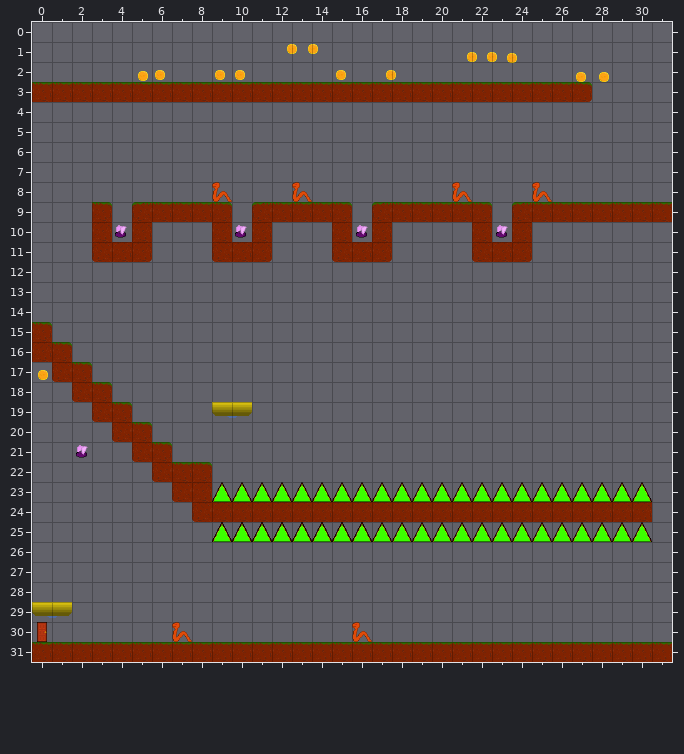
Tiled map (JSON), stored at src/assets/levels/tutorial.json. The first picture shows the starting point.
Cells are 32x32 px. Shown: x 0..31, y 0..31.
Once edited:
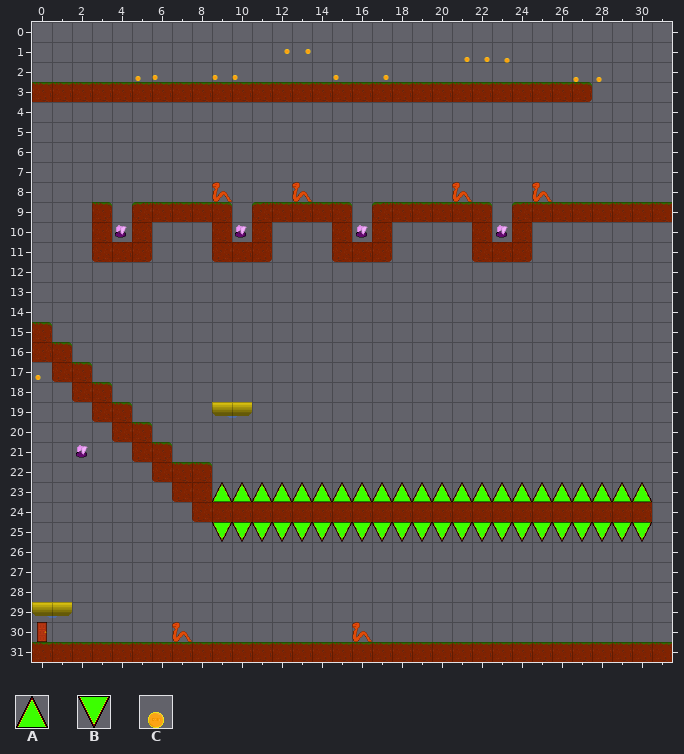
Key: from "Objects": A 0, B 0 flipped up-down, C 1.
Objects are placed by their top-left corner, in cells (3,4 is the top-left corner of cell 3,4); size is 1x1 cell unless given.
Edits made:
Layer "Objects":
changed: C at 12.5,0.6 -> C at 12.5,1.1 size 0.5x0.5
changed: C at 13.5,0.6 -> C at 13.5,1.1 size 0.5x0.5
changed: C at 21.5,1 -> C at 21.5,1.5 size 0.5x0.5
changed: C at 22.5,1 -> C at 22.5,1.5 size 0.5x0.5
changed: C at 23.5,1.1 -> C at 23.5,1.6 size 0.5x0.5
changed: C at 8.9,1.9 -> C at 8.9,2.4 size 0.5x0.5
changed: C at 9.9,1.9 -> C at 9.9,2.4 size 0.5x0.5
changed: C at 14.9,1.9 -> C at 14.9,2.4 size 0.5x0.5
changed: C at 17.4,1.9 -> C at 17.4,2.4 size 0.5x0.5
changed: C at 5.9,1.9 -> C at 5.9,2.4 size 0.5x0.5
changed: C at 5,1.9 -> C at 5,2.4 size 0.5x0.5
changed: C at 27,2 -> C at 27,2.5 size 0.5x0.5
changed: C at 28.1,2 -> C at 28.1,2.5 size 0.5x0.5
changed: C at 0,16.9 -> C at 0,17.4 size 0.5x0.5
changed: A at 9,25 -> B at 9,25
changed: A at 10,25 -> B at 10,25
changed: A at 12,25 -> B at 12,25
changed: A at 16,25 -> B at 16,25
changed: A at 15,25 -> B at 15,25
changed: A at 14,25 -> B at 14,25
changed: A at 13,25 -> B at 13,25
changed: A at 18,25 -> B at 18,25
changed: A at 20,25 -> B at 20,25
changed: A at 21,25 -> B at 21,25
changed: A at 24,25 -> B at 24,25
changed: A at 19,25 -> B at 19,25
changed: A at 17,25 -> B at 17,25
changed: A at 22,25 -> B at 22,25
changed: A at 23,25 -> B at 23,25
changed: A at 28,25 -> B at 28,25
changed: A at 27,25 -> B at 27,25
changed: A at 26,25 -> B at 26,25
changed: A at 25,25 -> B at 25,25
changed: A at 30,25 -> B at 30,25
changed: A at 29,25 -> B at 29,25
changed: A at 11,25 -> B at 11,25
removed: A at 9,25
removed: A at 10,25
removed: A at 12,25
removed: A at 16,25
removed: A at 15,25
removed: A at 14,25
removed: A at 13,25
removed: A at 11,25
